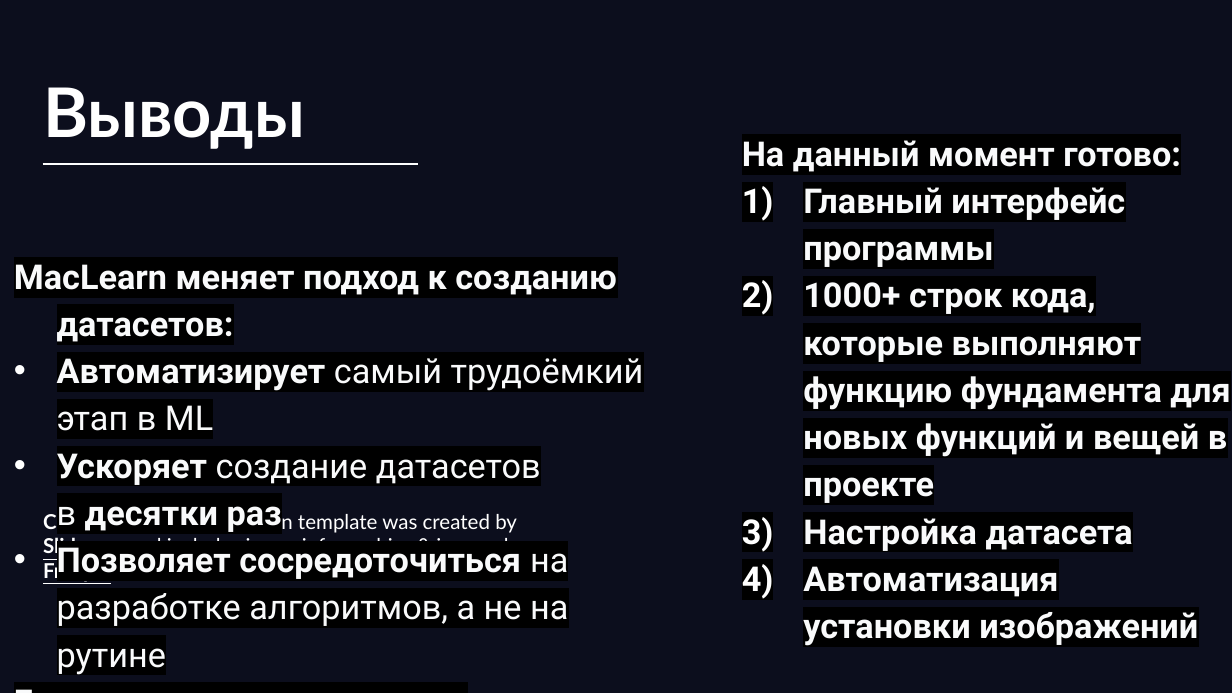
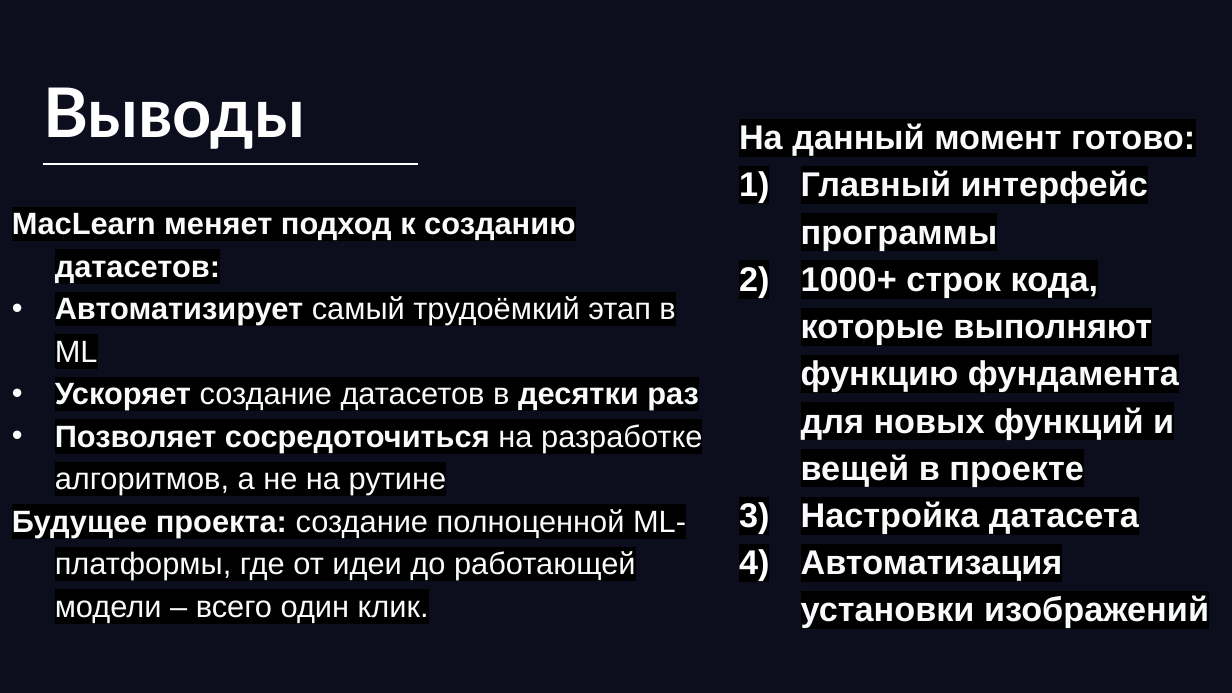
Before and after one commit to b1t0nese/MacLearn, a slide deck: slide 10 of doc/презентация.pptx (slide 9 before the commit). Drawn at 1232x693 pixels with LibreOffice and Linux fonts; fonts in the diff are those of the drawing; background and template pictures are left out. Boxes give left, top, right and bottom in pixels: in the first picture for what was removed or moved away, otherwise in the second. Text is boxed around its words. In the diff, an @@ line names an element or a change of style, - is before the commit and + after.

```diff
--- a/doc/презентация.pptx
+++ b/doc/презентация.pptx
@@ text "На данный момент готово:": place and size @@
-text "На данный момент готово:" at box(742, 140, 1230, 597)
+text "На данный момент готово:" at box(739, 123, 1195, 581)
@@ text "На данный момент готово:" at box(739, 123, 1195, 581): font Roboto to Arial @@
@@ subtitle "MacLearn меняет подход к созданию ...": place and size @@
-subtitle "MacLearn меняет подход к созданию ..." at box(14, 264, 644, 675)
+subtitle "MacLearn меняет подход к созданию ..." at box(12, 212, 702, 622)
@@ subtitle "MacLearn меняет подход к созданию ..." at box(12, 212, 702, 622): size 20 to 18 pt, font Roboto to Arial @@
@@ text removed at box(43, 514, 526, 582) @@
-CREDITS: This presentation template was created by Slidesgo, and includes icons, infographics & images by Freepik
```
Also in this commit, not shown: 8 other slides changed, 1 slide added, 10 other files.
